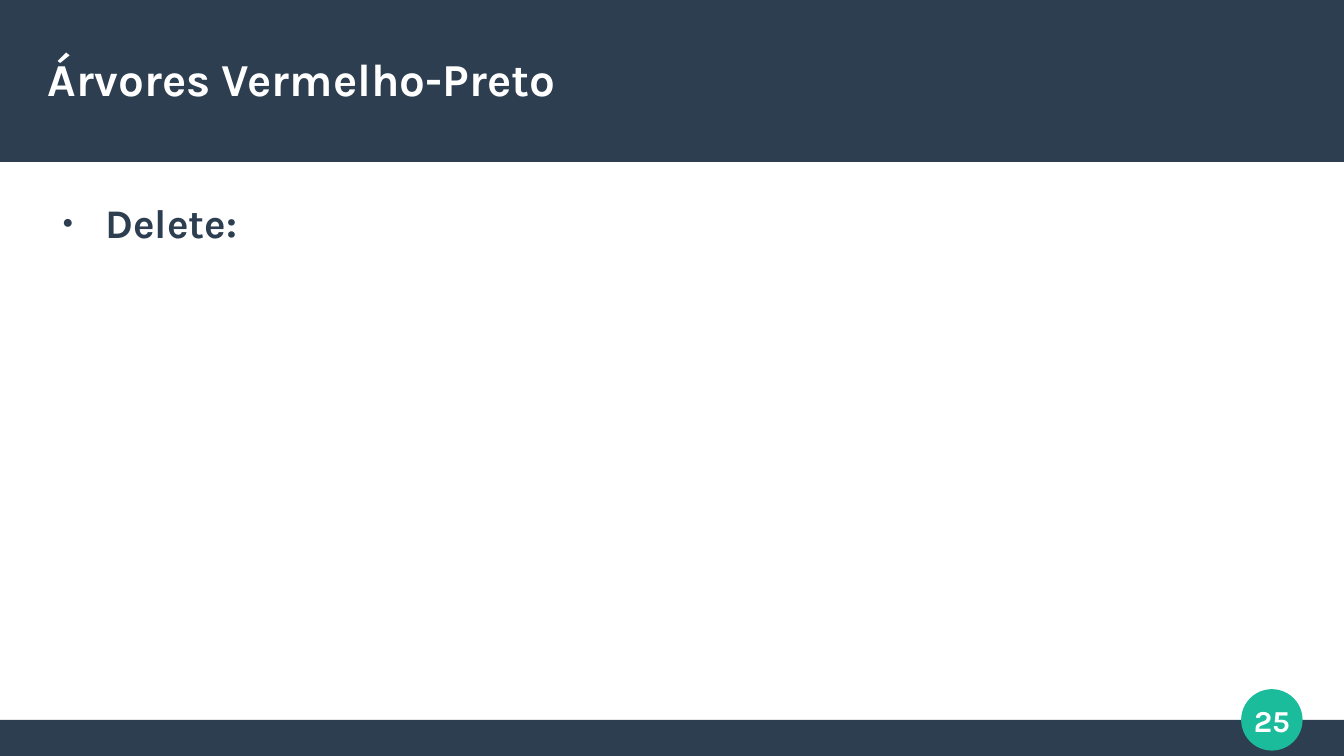
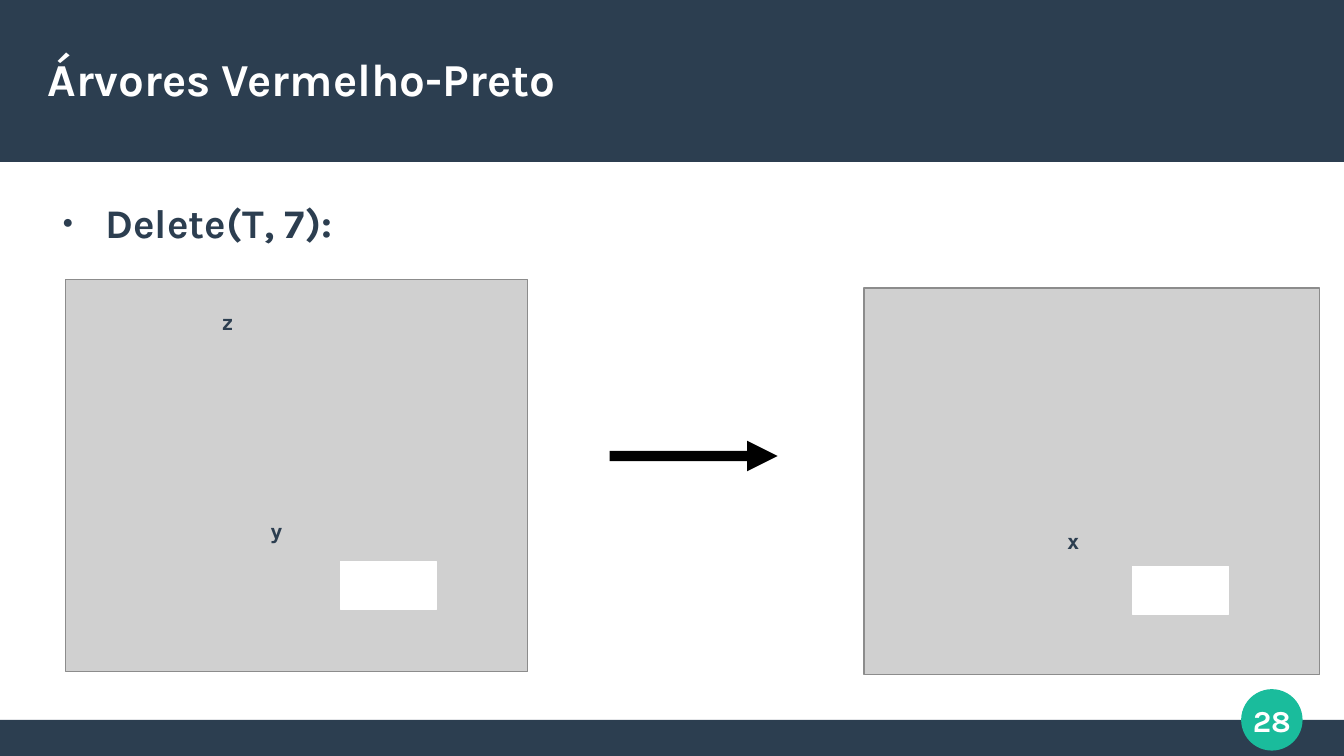
Before and after one commit to italoportinho/trabalho-eda2023-2, a slide deck: slide 28 of slides/apresentacao.odp (slide 25 before the commit). Drawn at 1344x756 pixels with LibreOffice and Linux fonts; fonts in the diff are those of the drawing; grey boxes stand for pictures. Boxes give left, top, right and bottom in pixels: in the first picture for what was removed or moved away, otherwise in the second. Text is boxed around its words. In the diff, an @@ line names an element or a change of style, - is before the commit and + after.

```diff
--- a/slides/apresentacao.odp
+++ b/slides/apresentacao.odp
@@ text at [106,207,332,244]: text changed @@
-● Delete:
+● Delete(T, 7):
@@ picture added at [66,279,528,672] @@
@@ picture added at [865,288,1321,674] @@
@@ text added at [221,319,233,330], 12 pt, text #2C3E50, bold @@
+z
@@ arrow added from (610, 456) to (778, 456), #000000 6.01 pt @@
@@ text added at [270,528,282,543], 12 pt, text #2C3E50, bold @@
+y
@@ text added at [1067,538,1079,549], 12 pt, text #2C3E50, bold @@
+x
@@ rectangle added at [341,562,438,610], fill #FFFFFF, outline #FFFFFF 0.85 pt @@
@@ rectangle added at [1133,567,1229,615], fill #FFFFFF, outline #FFFFFF 0.85 pt @@
@@ page number at [1253,712,1291,733]: text changed @@
-25
+28
```
Also in this commit, not shown: 4 other slides changed, 4 slides added.
